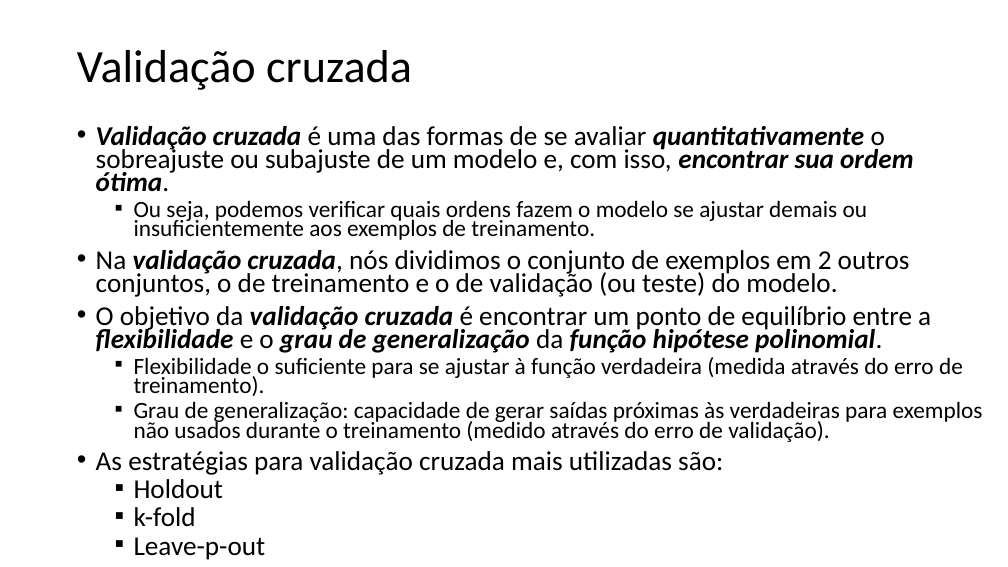
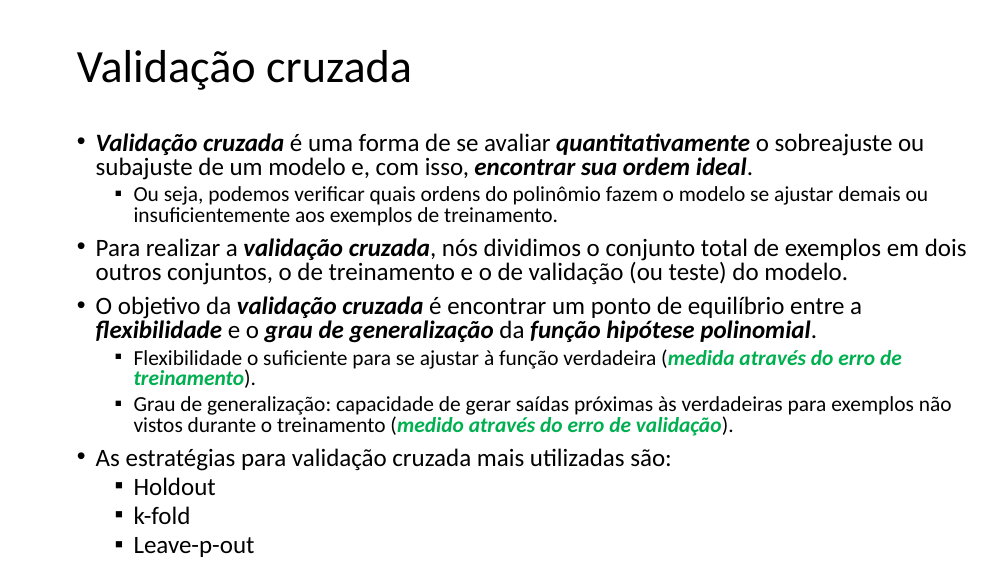
Before and after one commit to zz4fap/t319_aprendizado_de_maquina, a slide deck: slide 3 of slides/T319_Regressão_Linear (Parte V).pptx. Drawn at 1008x567 pixels with LibreOffice and Linux fonts; fonts in the diff are those of the drawing. Boxes give left, top, right and bottom in pixels: in the first picture for what was removed or moved away, otherwise in the second. Text is boxed around its words. In the diff, an @@ line names an element or a change of style, - is before the commit and + after.

```diff
--- a/slides/T319_Regressão_Linear (Parte V).pptx
+++ b/slides/T319_Regressão_Linear (Parte V).pptx
@@ text at bbox=[96, 133, 967, 285]: text changed; size 25.9 to 23.8 pt @@
-• Validação cruzada é uma das formas de se avaliar quantitativamente o sobreajuste ou subajuste de um modelo e, com isso, encontrar sua ordem ótima.
-  ▪ Ou seja, podemos verificar quais ordens fazem o modelo se ajustar demais ou insuficientemente aos exemplos de treinamento.
-• Na validação cruzada, nós dividimos o conjunto de exemplos em 2 outros conjuntos, o de treinamento e o de validação (ou teste) do modelo.
+• Validação cruzada é uma forma de se avaliar quantitativamente o sobreajuste ou subajuste de um modelo e, com isso, encontrar sua ordem ideal.
+  ▪ Ou seja, podemos verificar quais ordens do polinômio fazem o modelo se ajustar demais ou insuficientemente aos exemplos de treinamento.
+• Para realizar a validação cruzada, nós dividimos o conjunto total de exemplos em dois outros conjuntos, o de treinamento e o de validação (ou teste) do modelo.
@@ text at bbox=[96, 296, 902, 557]: size 25.9 to 23.8 pt in "O objetivo da validação cruzada é encontrar ...", "As estratégias para validação cruzada mais utilizadas ...", "Holdout", "k-fold" and 1 more places; size 22.2 to 20.4 pt in "Flexibilidade o suficiente para se ajustar à ..."; text colour #000000 to #00B050, bold on, italic on in "(medida através do erro de treinamento)."; line spacing 0.7 to 0.8 @@
@@ text at bbox=[134, 396, 952, 436]: text changed; size 22.2 to 20.4 pt @@
-  ▪ Grau de generalização: capacidade de gerar saídas próximas às verdadeiras para exemplos não usados durante o treinamento (medido através do erro de validação).
+  ▪ Grau de generalização: capacidade de gerar saídas próximas às verdadeiras para exemplos não vistos durante o treinamento (medido através do erro de validação).
```
Also in this commit, not shown: 2 other slides changed, 5 other files.
